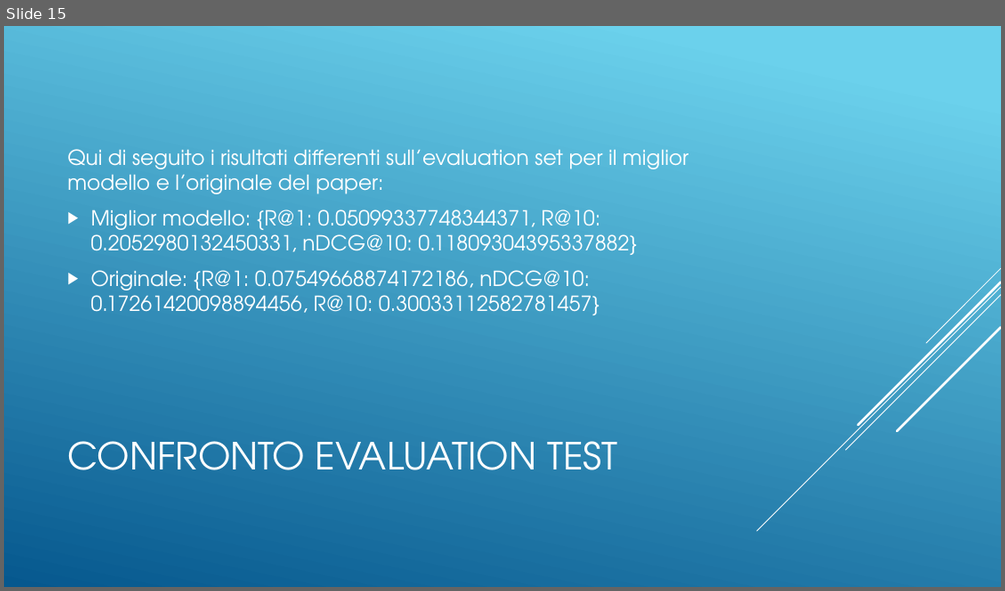
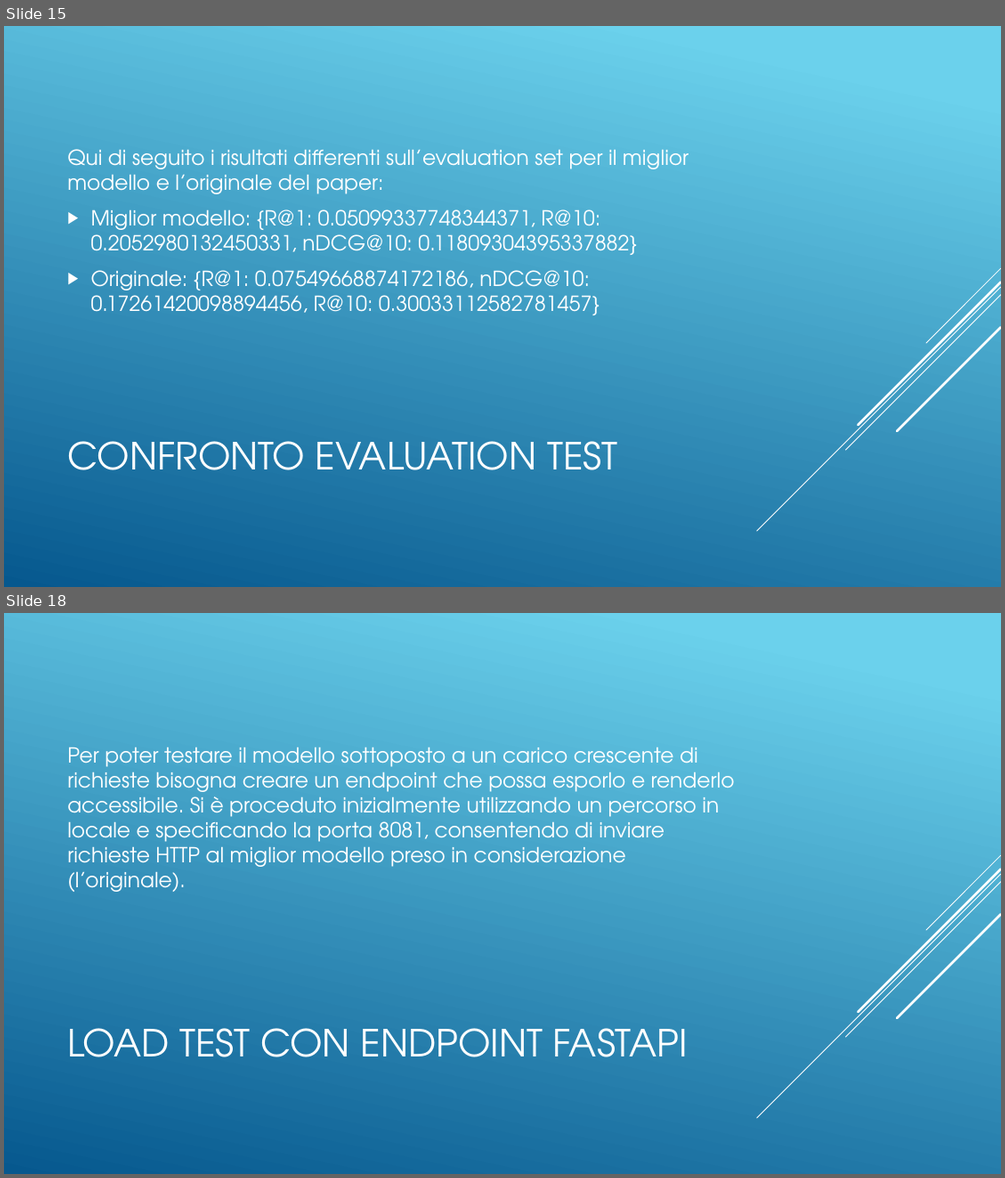
Before and after one commit to Bognanni/gsasrec-py-rust, a slide deck: Gsasrec.pptx. Shown one above the other, each under a label of ours: slide 15 before the commit, slides 15 and 18 after it; the slides between them are not shown. The pictures are 1005x591 and 1005x1178 pixels, drawn with LibreOffice and Linux fonts; fonts in the diff are those of the drawing. Boxes give left, top, right and bottom in pixels: in the first picture for what was removed or moved away, otherwise in the second. Text is boxed around its words. In the diff, an @@ line names an element or a change of style, - is before the commit and + after.

Commit message:
Update: adding a load test logic for the endpoint

```diff
--- a/Gsasrec.pptx
+++ b/Gsasrec.pptx
@@ slide 18 added at box(4, 613, 1001, 1174), background gradient #6ED2EB to #06588E; not listed: 5 template elements that a slide beside it also shows @@
@@ text added at box(67, 747, 735, 892), 20 pt, text #FFFFFF @@
+Per poter testare il modello sottoposto a un carico crescente di richieste bisogna creare un endpoint che possa esporlo e renderlo accessibile. Si è proceduto inizialmente utilizzando un percorso in locale e specificando la porta 8081, consentendo di inviare richieste HTTP al miglior modello preso in considerazione (l’originale).
@@ title added at box(67, 1028, 688, 1057), 36 pt, text #FFFFFF @@
+LOAD TEST CON ENDPOINT FASTAPI
```
Also in this commit, not shown: 1 slide changed, 4 other slides added, 6 other files.
